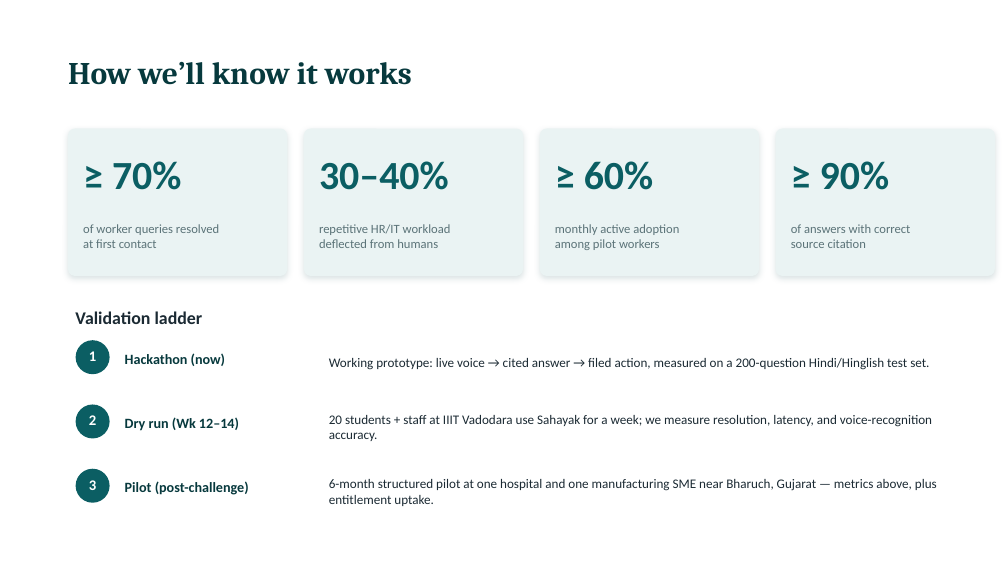
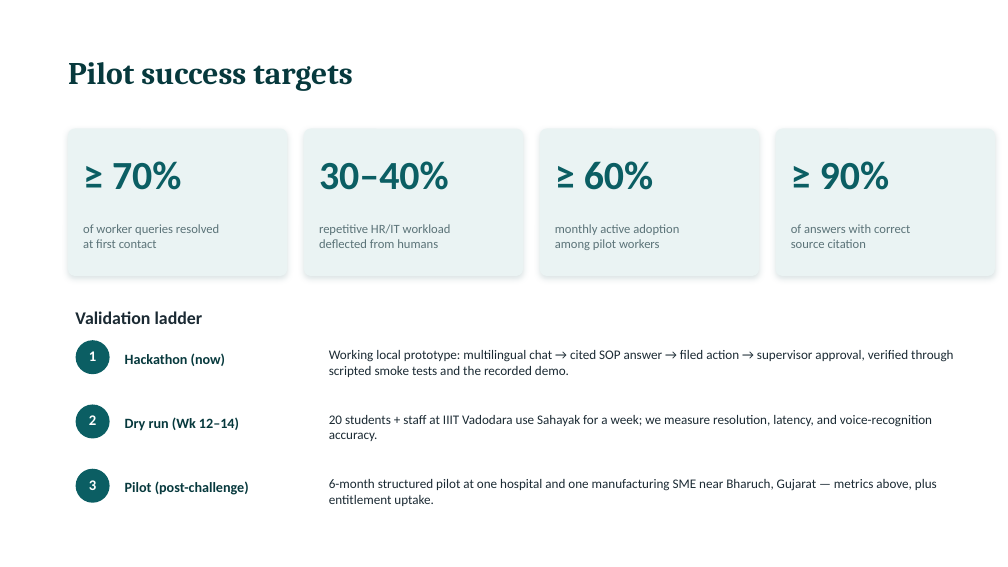
Before and after one commit to Marshmellow31/sahayak-ideas-for-india-2026, a slide deck: slide 8 of 02-Deck/Sahayak-Concept-to-Prototype-Plan.pptx. Drawn at 1008x567 pixels with LibreOffice and Linux fonts; fonts in the diff are those of the drawing. Boxes give left, top, right and bottom in pixels: in the first picture for what was removed or moved away, otherwise in the second. Text is boxed around its words. In the diff, an @@ line names an element or a change of style, - is before the commit and + after.

```diff
--- a/02-Deck/Sahayak-Concept-to-Prototype-Plan.pptx
+++ b/02-Deck/Sahayak-Concept-to-Prototype-Plan.pptx
@@ text at (x1=68, y1=62, x2=352, y2=91): text changed @@
-How we’ll know it works
+Pilot success targets
@@ text at (x1=329, y1=350, x2=953, y2=377): text changed @@
-Working prototype: live voice → cited answer → filed action, measured on a 200-question Hindi/Hinglish test set.
+Working local prototype: multilingual chat → cited SOP answer → filed action → supervisor approval, verified through scripted smoke tests and the recorded demo.
```
Also in this commit, not shown: 3 other slides changed, 6 other files.
